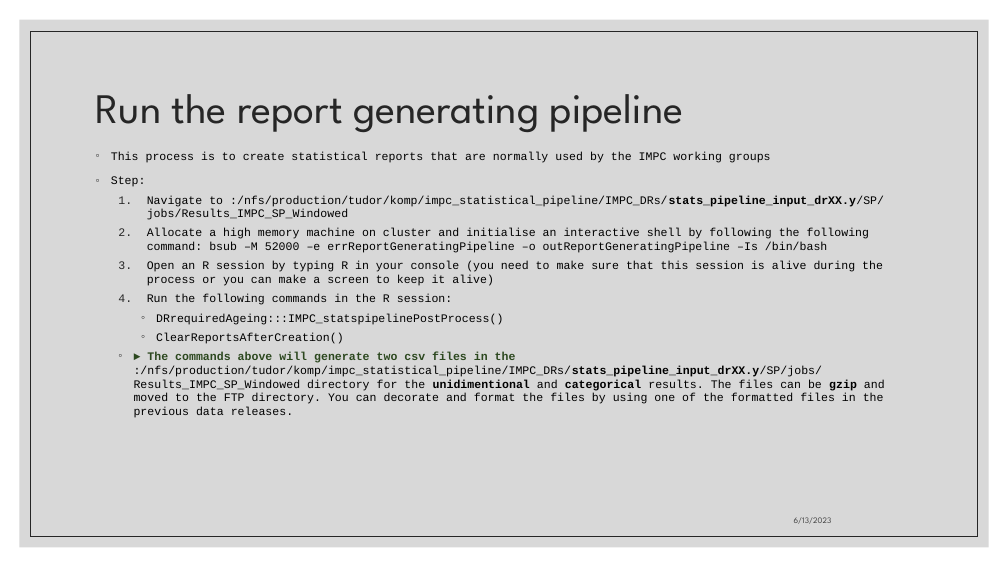
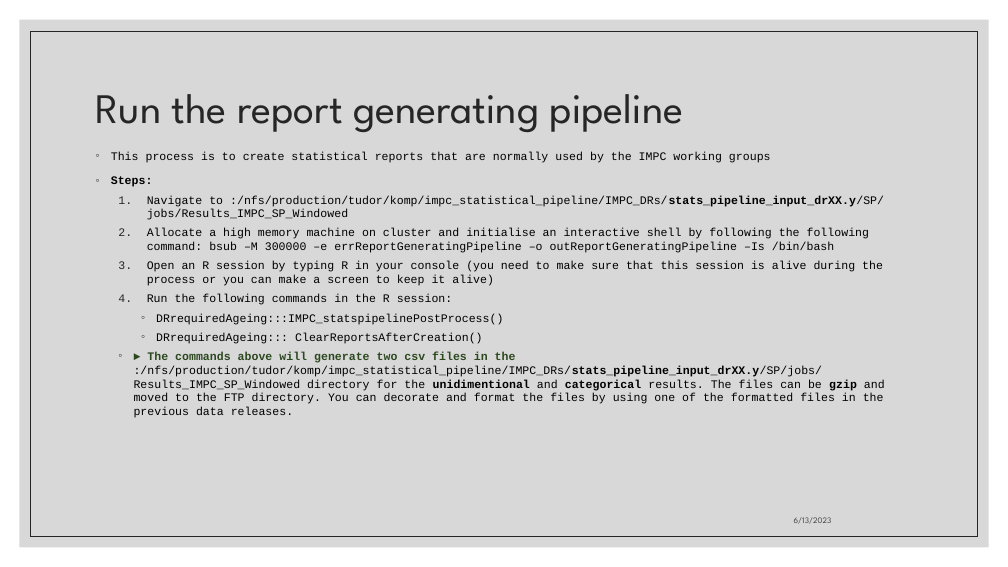
Before and after one commit to mpi2/impc_stats_pipeline, a slide deck: slide 10 of Slides/How to execute the IMPC statistical pipeline.pptx (slide 9 before the commit). Drawn at 1008x567 pixels with LibreOffice and Linux fonts; fonts in the diff are those of the drawing. Boxes give left, top, right and bottom in pixels: in the first picture for what was removed or moved away, otherwise in the second. Text is boxed around its words. In the diff, an @@ line names an element or a change of style, - is before the commit and + after.

```diff
--- a/Slides/How to execute the IMPC statistical pipeline.pptx
+++ b/Slides/How to execute the IMPC statistical pipeline.pptx
@@ text at [111,176,153,187]: text changed; bold on @@
-◦ Step:
+◦ Steps:
@@ text at [147,228,869,253]: text changed @@
-  2. Allocate a high memory machine on cluster and initialise an interactive shell by following the following command: bsub –M 52000 –e errReportGeneratingPipeline –o outReportGeneratingPipeline –Is /bin/bash
+  2. Allocate a high memory machine on cluster and initialise an interactive shell by following the following command: bsub –M 300000 –e errReportGeneratingPipeline –o outReportGeneratingPipeline –Is /bin/bash
@@ text at [156,333,483,344]: text changed @@
-    ◦ ClearReportsAfterCreation()
+    ◦ DRrequiredAgeing::: ClearReportsAfterCreation()
```
Also in this commit, not shown: 7 other slides changed, 2 slides added.
